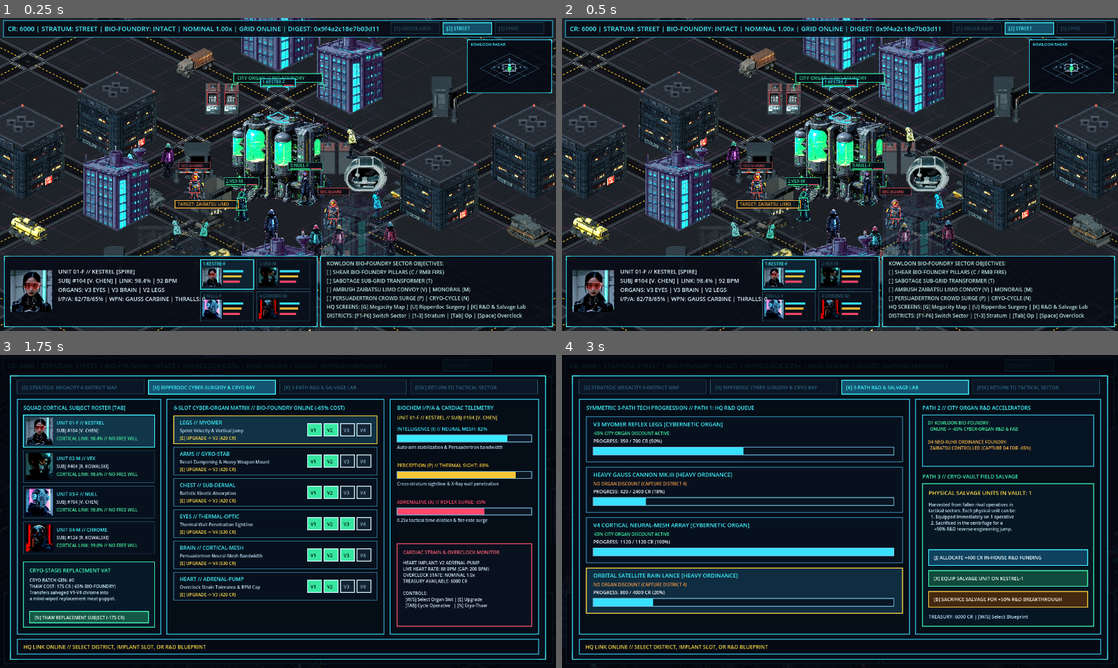
Above: before the commit, frames 1-4 (two rows, left to right).
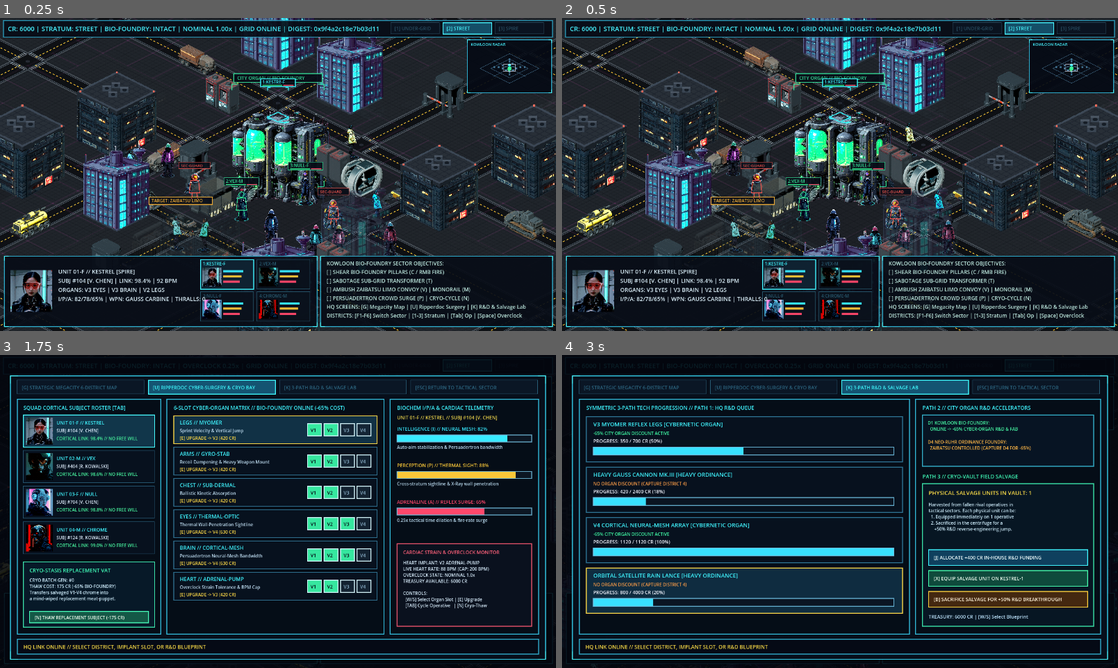
Above: after the commit, the same moments.

Repository: gobha-me/wetware
Game: Godot game, scene res://scenes/vertical_slice.tscn
Two runs of this game, one before a commit and one after it. Both use one fixed random seed, a clock stepped at 60 frames per second and the inputs below.
Inputs (mouse positions are in pixels of both pictures, inside the frame that each line leads up to):
- Up to frame 1 (0.25 s): no input
- Up to frame 2 (0.5 s): no input
- Up to frame 3 (1.75 s): tap Enter at 0.5 s; move the mouse to (400, 495) at 0.52 s; hold D 0.53-1.28 s; tap G at 0.6 s; click (400, 495) at 0.67 s; tap Space at 0.77, 1.25, 1.52 s; move the mouse to (166, 527) at 1.27 s; hold Down from 1.28 s (still down); tap U at 1.35 s
- Up to frame 4 (3 s): move the mouse to (895, 442) at 2.02 s; release Down at 2.03 s; hold D 2.03-2.78 s; tap K at 2.1 s; move the mouse to (812, 574) at 2.77 s; hold Up from 2.78 s (still down); tap E at 2.85 s; click (812, 574) at 2.92 s

The runs differ from the first frame. In frame 1, 5.4% of the frame differs, in the area x 1-99%, y 8-100%; in frame 2, 5.4%; in frame 3, less than 0.1%; in frame 4, less than 0.1%.

Commit message:
feat(m11): align street vehicles to 2:1 isometric road lanes & 8-way traffic (#23)

Diff:
--- a/godot/scenes/snapshot_contract_test.gd
+++ b/godot/scenes/snapshot_contract_test.gd
@@ -151,6 +151,49 @@
 		return
 	if not sector._hq_screens.equip_salvage_unit():
 		push_error("Cryo-vault salvage direct equip failed")
+		quit(1)
+		return
+
+	# Verify M11: 8-direction vehicle turntable mapping, 2:1 isometric road-lane alignment, traffic stepping & destruction
+	var expected_dir_frames := [
+		[Vector2(-2.0, -1.0), 0], # NW (-gx)
+		[Vector2(-1.0, 0.0), 1],  # W
+		[Vector2(-2.0, 1.0), 2],  # SW (+gy)
+		[Vector2(0.0, 1.0), 3],   # S
+		[Vector2(2.0, 1.0), 4],   # SE (+gx)
+		[Vector2(1.0, 0.0), 5],   # E
+		[Vector2(2.0, -1.0), 6],  # NE (-gy)
+		[Vector2(0.0, -1.0), 7],  # N
+	]
+	for pair in expected_dir_frames:
+		var got_frame: int = sector._vehicle_dir_to_frame(pair[0])
+		if got_frame != int(pair[1]):
+			push_error("_vehicle_dir_to_frame(%s) returned %d, expected %d" % [str(pair[0]), got_frame, int(pair[1])])
+			quit(1)
+			return
+	for vehicle_node_name in all_18_vehicles:
+		var vnode := sector.get_node_or_null(vehicle_node_name) as Sprite2D
+		if vnode.frame % 2 != 0:
+			push_error("Vehicle/prop node %s started on non-isometric frame %d" % [vehicle_node_name, vnode.frame])
+			quit(1)
+			return
+	if sector._street_vehicles.size() != 7:
+		push_error("Expected 7 active street traffic vehicles, got %d" % sector._street_vehicles.size())
+		quit(1)
+		return
+	var interceptor := sector.get_node_or_null("CorpSecurityInterceptor") as Sprite2D
+	var prev_interceptor_pos := interceptor.position
+	sector._step_street_vehicles(0.5)
+	if interceptor.position.distance_to(prev_interceptor_pos) < 5.0:
+		push_error("Street vehicle traffic did not advance along road lane")
+		quit(1)
+		return
+	if not sector._damage_street_vehicle_at(interceptor.position, 120):
+		push_error("Failed to hit street vehicle at its world position")
+		quit(1)
+		return
+	if not bool(sector._street_vehicles[1]["destroyed"]):
+		push_error("Street vehicle was not marked destroyed after taking lethal damage")
 		quit(1)
 		return
 
--- a/godot/scenes/trailer_director.gd
+++ b/godot/scenes/trailer_director.gd
@@ -103,15 +103,14 @@
 		sector.set_banner("ACT I // KOWLOON STREET DEPLOYMENT, PROXIMITY CUTAWAY & LIMO AMBUSH")
 	elif f > 361 and f < 900:
 		var limo := sector.get_node_or_null("ExecutiveArmoredLimo") as Sprite2D
-		if limo and not sector.convoy_intercepted:
-			limo.position += Vector2(0.28, 0.14)
+		var limo_aim := limo.position if limo != null else Vector2(460, 478)
 		var null_op := sector.get_node_or_null("OperativeNull3") as Sprite2D
 		if null_op and f < 620:
 			var nd := Vector2(-0.35, 0.22)
 			null_op.position += nd
 			sector._update_sprite_facing(null_op, nd)
 		if f in [440, 510, 580, 640]:
-			sector._fire_active_weapon_at(Vector2(498, 474))
+			sector._fire_active_weapon_at(limo_aim)
 		if f == 520:
 			sector.active_weapon_index = 1
 			sector._update_operative_card()
--- a/godot/scenes/vertical_slice.gd
+++ b/godot/scenes/vertical_slice.gd
@@ -153,6 +153,8 @@
 var _building_alpha: Dictionary = {}
 var _occluded_actor_ids: Dictionary = {}
 var _proc_civilians: Array[Dictionary] = []
+var _street_vehicles: Array[Dictionary] = []
+var _extra_prop_nodes: Array[Sprite2D] = []
 var _m7_initialized: bool = false
 
 # M8 snapshot replay: rival operatives exist only when created from an
@@ -552,22 +554,23 @@
 		_city_building_is_tenement.append(is_tenement)
 		_building_alpha[b_node.get_instance_id()] = 1.0
 
-	# Perimeter vehicles & infrastructure across the outer avenues
+	# Perimeter vehicles & infrastructure across the outer avenues (aligned to 2:1 isometric road lanes)
 	var extra_props := [
-		[hauler_tpl, Vector2(-6, -3), 2, 1],
-		[dozer_tpl, Vector2(6, -3), 6, 1],
-		[decon_tpl, Vector2(-3, 6), 0, 1],
-		[gate_tpl, Vector2(0, -6), 3, 1],
-		[gate_tpl, Vector2(0, 6), 7, 1],
-		[turret_tpl, Vector2(-6, 3), 2, 1],
-		[turret_tpl, Vector2(6, 3), 6, 1],
-		[vending_tpl, Vector2(-4, -2), 1, 1],
-		[vending_tpl, Vector2(4, 2), 5, 1],
-		[hvac_tpl, Vector2(-6, -5), 3, 2],
-		[hvac_tpl, Vector2(6, -5), 5, 2],
-		[vat_tpl, Vector2(-6, 0), 2, 0],
-		[vat_tpl, Vector2(6, 0), 6, 0],
+		[hauler_tpl, Vector2(-6, -3), 4, 1, "ExtraHauler"],
+		[dozer_tpl, Vector2(6, -3), 0, 1, "ExtraDozer"],
+		[decon_tpl, Vector2(-3, 6), 6, 1, "ExtraDecon"],
+		[gate_tpl, Vector2(0, -6), 0, 1, "ExtraGateNorth"],
+		[gate_tpl, Vector2(0, 6), 4, 1, "ExtraGateSouth"],
+		[turret_tpl, Vector2(-6, 3), 4, 1, "ExtraTurretWest"],
+		[turret_tpl, Vector2(6, 3), 0, 1, "ExtraTurretEast"],
+		[vending_tpl, Vector2(-4, -2), 0, 1, "ExtraVendingWest"],
+		[vending_tpl, Vector2(4, 2), 4, 1, "ExtraVendingEast"],
+		[hvac_tpl, Vector2(-6, -5), 2, 2, "ExtraHvacWest"],
+		[hvac_tpl, Vector2(6, -5), 6, 2, "ExtraHvacEast"],
+		[vat_tpl, Vector2(-6, 0), 2, 0, "ExtraVatWest"],
+		[vat_tpl, Vector2(6, 0), 6, 0, "ExtraVatEast"],
 	]
+	var extra_vehicle_map := {}
 	for item in extra_props:
 		var tpl: Sprite2D = item[0]
 		if tpl == null:
@@ -575,16 +578,97 @@
 		var g: Vector2 = item[1]
 		var iso := Vector2((g.x - g.y) * 64.0, (g.x + g.y) * 32.0)
 		var p := Sprite2D.new()
+		p.name = String(item[4])
 		p.texture = tpl.texture
-		p.material = tpl.material
+		p.material = (tpl.material as ShaderMaterial).duplicate() if tpl.material is ShaderMaterial else tpl.material
 		p.hframes = tpl.hframes
 		p.frame = int(item[2])
 		var st := int(item[3])
-		var base_y := 388.0 if st == 1 else (500.0 if st == 0 else 196.0)
+		var base_y := 376.0 if st == 1 else (500.0 if st == 0 else 196.0)
 		var scale_iso := 1.0 if st == 1 else (0.85 if st == 0 else 0.9)
 		p.position = Vector2(640, base_y) + iso * scale_iso
 		p.set_meta("stratum", st)
-		floor_root.add_child(p)
+		if st == 1:
+			p.z_index = int(p.position.y)
+			add_child(p)
+			_extra_prop_nodes.append(p)
+			extra_vehicle_map[p.name] = p
+		else:
+			floor_root.add_child(p)
+
+	_init_street_vehicle_traffic(extra_vehicle_map)
+
+func _register_street_vehicle(v_node: Sprite2D, grid_waypoints: Array, speed: float, init_dir: Vector2, is_convoy: bool = false) -> void:
+	if v_node == null:
+		return
+	if v_node.material is ShaderMaterial:
+		v_node.material = (v_node.material as ShaderMaterial).duplicate()
+	var wps: Array[Vector2] = []
+	for g in grid_waypoints:
+		var gv: Vector2 = g
+		wps.append(_grid_to_street_pos(gv.x, gv.y))
+	_update_vehicle_facing(v_node, init_dir)
+	v_node.z_index = int(v_node.position.y)
+	_street_vehicles.append({
+		"node": v_node,
+		"waypoints": wps,
+		"wp_index": 0,
+		"speed": speed,
+		"vel_dir": init_dir.normalized(),
+		"hp": 100,
+		"max_hp": 100,
+		"destroyed": false,
+		"is_convoy": is_convoy,
+	})
+
+func _init_street_vehicle_traffic(extra_vehicle_map: Dictionary) -> void:
+	_street_vehicles.clear()
+	_register_street_vehicle(
+		get_node_or_null("ExecutiveArmoredLimo") as Sprite2D,
+		[Vector2(3, 3), Vector2(3, -3), Vector2(-3, -3), Vector2(-3, 3)],
+		42.0,
+		Vector2(2.0, 1.0),
+		true
+	)
+	_register_street_vehicle(
+		get_node_or_null("CorpSecurityInterceptor") as Sprite2D,
+		[Vector2(3, -3), Vector2(-3, -3), Vector2(-3, 3), Vector2(3, 3)],
+		58.0,
+		Vector2(2.0, -1.0)
+	)
+	_register_street_vehicle(
+		get_node_or_null("SyndicateApc") as Sprite2D,
+		[Vector2(3, 3), Vector2(3, 9), Vector2(-3, 9), Vector2(-3, 3)],
+		36.0,
+		Vector2(2.0, 1.0)
+	)
+	_register_street_vehicle(
+		get_node_or_null("AutonomousCargoHauler") as Sprite2D,
+		[Vector2(-3, 3), Vector2(-9, 3), Vector2(-9, -3), Vector2(-3, -3)],
+		32.0,
+		Vector2(-2.0, 1.0)
+	)
+	if extra_vehicle_map.has("ExtraHauler"):
+		_register_street_vehicle(
+			extra_vehicle_map["ExtraHauler"] as Sprite2D,
+			[Vector2(3, -3), Vector2(3, -9), Vector2(-9, -9), Vector2(-9, -3)],
+			34.0,
+			Vector2(2.0, 1.0)
+		)
+	if extra_vehicle_map.has("ExtraDozer"):
+		_register_street_vehicle(
+			extra_vehicle_map["ExtraDozer"] as Sprite2D,
+			[Vector2(3, -3), Vector2(3, 3), Vector2(9, 3), Vector2(9, -3)],
+			28.0,
+			Vector2(-2.0, -1.0)
+		)
+	if extra_vehicle_map.has("ExtraDecon"):
+		_register_street_vehicle(
+			extra_vehicle_map["ExtraDecon"] as Sprite2D,
+			[Vector2(-3, 3), Vector2(3, 3), Vector2(3, 9), Vector2(-3, 9)],
+			30.0,
+			Vector2(2.0, -1.0)
+		)
 
 func _grid_to_street_pos(gx: float, gy: float) -> Vector2:
 	return Vector2(640.0 + (gx - gy) * 64.0, 376.0 + (gx + gy) * 32.0)
@@ -775,9 +859,10 @@
 				_update_sprite_facing(op_node, dir)
 			needs_redraw = true
 
-	# Step procedural civilian crowd (the snapshot replay drives them itself)
+	# Step procedural civilian crowd and street vehicle traffic
 	if _replay == null:
 		_step_procedural_civilians(real_dt)
+	_step_street_vehicles(real_dt)
 
 	# Update multi-pose stride/combat rows & depth sorting across all actors
 	_update_actor_animations_and_depth(real_dt)
@@ -829,6 +914,38 @@
 			var dir := delta_vec.normalized()
 			c_node.position += dir * spd * real_dt
 			_update_sprite_facing(c_node, dir)
+
+func _step_street_vehicles(real_dt: float) -> void:
+	for v_entry in _street_vehicles:
+		var v_node: Sprite2D = v_entry["node"]
+		if v_node == null or not v_node.visible:
+			continue
+		if bool(v_entry["destroyed"]) or (bool(v_entry["is_convoy"]) and convoy_intercepted):
+			continue
+		var wps: Array = v_entry["waypoints"]
+		if wps.is_empty():
+			continue
+		var wp_idx: int = int(v_entry["wp_index"]) % wps.size()
+		var tgt: Vector2 = wps[wp_idx]
+		var spd: float = float(v_entry["speed"])
+		var delta_vec := tgt - v_node.position
+		var dist := delta_vec.length()
+		if dist <= 6.0:
+			wp_idx = (wp_idx + 1) % wps.size()
+			v_entry["wp_index"] = wp_idx
+			tgt = wps[wp_idx]
+			delta_vec = tgt - v_node.position
+			dist = delta_vec.length()
+		if dist > 0.01:
+			var seg_dir := delta_vec / dist
+			v_node.position += seg_dir * minf(spd * real_dt, dist)
+			var cur_dir: Vector2 = v_entry["vel_dir"]
+			# Smoothly rotate through the 45-degree corner transition frames near intersections,
+			# and lock tightly to the 2:1 isometric road lane on straightaways.
+			var turn_rate := 8.5 if dist < 28.0 else 18.0
+			cur_dir = cur_dir.lerp(seg_dir, clampf(real_dt * turn_rate, 0.0, 1.0)).normalized()
+			v_entry["vel_dir"] = cur_dir
+			_update_vehicle_facing(v_node, cur_dir)
 
 func _update_actor_animations_and_depth(real_dt: float) -> void:
 	var all_actors: Array[Sprite2D] = []
@@ -881,11 +998,18 @@
 		else:
 			actor.z_index = int(actor.position.y)
 
-	# Also depth-sort street vehicles so buildings/agents sort cleanly around them
-	for v_name in ["ExecutiveArmoredLimo", "SyndicateInterceptorCar", "StreetNoodleCart"]:
+	# Depth-sort all street vehicles and street props so buildings/agents sort cleanly around them
+	for v_name in [
+		"ExecutiveArmoredLimo", "CorpSecurityInterceptor", "SyndicateApc", "AutonomousCargoHauler",
+		"AutomatedCheckpointGate", "ConcreteRiotBarricade", "StreetVendingMachineBank",
+		"CyberClinicMedPod", "PlasmaSentryTurret"
+	]:
 		var v := get_node_or_null(v_name) as Node2D
 		if v:
 			v.z_index = int(v.position.y)
+	for ep in _extra_prop_nodes:
+		if ep != null:
+			ep.z_index = int(ep.position.y)
 
 func _update_building_proximity_cutaway(real_dt: float) -> bool:
 	var changed := false
@@ -943,22 +1067,21 @@
 		_cam_target_pos = Vector2(545, 425)
 		_cam_target_zoom = 1.02
 	elif f > 1 and f < 46:
-		var limo := get_node_or_null("ExecutiveArmoredLimo") as Sprite2D
-		if limo and not convoy_intercepted:
-			limo.position += Vector2(0.85, 0.42)
 		var null_op := get_node_or_null("OperativeNull3") as Sprite2D
 		if null_op:
 			var nd := Vector2(-0.7, 0.45)
 			null_op.position += nd
 			_update_sprite_facing(null_op, nd)
+	var limo_node := get_node_or_null("ExecutiveArmoredLimo") as Node2D
+	var limo_aim := limo_node.position if limo_node != null else Vector2(460, 478)
 	if f == 16:
-		_fire_active_weapon_at(Vector2(490, 470))
+		_fire_active_weapon_at(limo_aim)
 	elif f == 28:
 		active_weapon_index = 1
 		_update_operative_card()
-		_fire_active_weapon_at(Vector2(498, 474))
+		_fire_active_weapon_at(limo_aim)
 	elif f == 36:
-		_fire_active_weapon_at(Vector2(504, 478))
+		_fire_active_weapon_at(limo_aim)
 		_intercept_executive_convoy()
 
 	# Act II (49..96): Female Operative NULL-3, Persuadertron Neural-Mesh & Infinite Civilian Crowd
@@ -1476,6 +1599,19 @@
 func _get_selected_operative_node() -> Sprite2D:
 	return get_node_or_null(OPERATIVE_NODES[selected_operative]) as Sprite2D
 
+func _vehicle_dir_to_frame(dir: Vector2) -> int:
+	if dir.length_squared() < 0.0001:
+		return 0
+	var iso_v := Vector2(dir.x, dir.y * 2.0)
+	var ang := atan2(iso_v.y, iso_v.x)
+	var steps := int(round((-0.75 * PI - ang) / (0.25 * PI)))
+	return ((steps % 8) + 8) % 8
+
+func _update_vehicle_facing(sprite: Sprite2D, dir: Vector2) -> void:
+	if sprite == null or sprite.hframes != 8:
+		return
+	sprite.frame = _vehicle_dir_to_frame(dir)
+
 func _update_sprite_facing(sprite: Sprite2D, dir: Vector2) -> void:
 	if sprite == null or sprite.hframes != 8:
 		return
@@ -1489,6 +1625,35 @@
 	else:
 		sprite.frame = sector
 
+func _damage_street_vehicle_at(target_pos: Vector2, dmg: int) -> bool:
+	var hit_any := false
+	for v_entry in _street_vehicles:
+		var v_node: Sprite2D = v_entry["node"]
+		if v_node == null or not v_node.visible:
+			continue
+		if v_node.position.distance_to(target_pos) <= 68.0:
+			hit_any = true
+			var next_hp: int = max(0, int(v_entry["hp"]) - dmg)
+			v_entry["hp"] = next_hp
+			if v_node.material is ShaderMaterial:
+				var smat := v_node.material as ShaderMaterial
+				smat.set_shader_parameter("pulse_tint", Vector3(1.0, 0.35, 0.1))
+				smat.set_shader_parameter("pulse_intensity", 0.55)
+			if next_hp <= 0 and not bool(v_entry["destroyed"]):
+				v_entry["destroyed"] = true
+				v_entry["speed"] = 0.0
+				if v_node.material is ShaderMaterial:
+					var smat := v_node.material as ShaderMaterial
+					smat.set_shader_parameter("blackout_factor", 0.38)
+					smat.set_shader_parameter("pulse_tint", Vector3(1.0, 0.28, 0.06))
+					smat.set_shader_parameter("pulse_intensity", 0.62)
+				if bool(v_entry["is_convoy"]):
+					_intercept_executive_convoy()
+				else:
+					syndicate_treasury += 400
+					_refresh_hud()
+	return hit_any
+
 func _fire_active_weapon_at(target_pos: Vector2) -> void:
 	var op_node := _get_selected_operative_node()
 	if op_node == null:
@@ -1505,11 +1670,13 @@
 	tracer_end = target_pos
 	tracer_timer = 0.28
 
+	var wpn_dmg := 100 if (active_weapon_index == 2 or active_weapon_index == 3) else 40
 	if active_weapon_index == 2 or active_weapon_index == 3:
 		tracer_color = Color(1.0, 0.48, 0.18, 1.0)
 	else:
 		tracer_color = Color(0.25, 0.95, 1.0, 1.0)
 
+	_damage_street_vehicle_at(target_pos, wpn_dmg)
 	if target_pos.distance_to(Vector2(640, 292)) < 110.0 and not tower_collapsed:
 		set_tower_collapsed(true)
 	_request_overlay_redraw()
@@ -1541,11 +1708,15 @@
 	_request_overlay_redraw()
 
 func _clear_actor_shader_pulses() -> void:
-	for actor_name in ["MegacityCivilian1", "MegacityCivilian2", "CorpSecGuard1", "CorpSecGuard2", "ExecutiveArmoredLimo"]:
+	for actor_name in ["MegacityCivilian1", "MegacityCivilian2", "CorpSecGuard1", "CorpSecGuard2"]:
 		var actor := get_node_or_null(actor_name) as Sprite2D
 		if actor and actor.material is ShaderMaterial:
 			var smat := actor.material as ShaderMaterial
 			smat.set_shader_parameter("pulse_intensity", 0.0)
+	for v_entry in _street_vehicles:
+		var vn: Sprite2D = v_entry["node"]
+		if vn and vn.material is ShaderMaterial and not bool(v_entry["destroyed"]):
+			(vn.material as ShaderMaterial).set_shader_parameter("pulse_intensity", 0.0)
 	for c_entry in _proc_civilians:
 		var cn: Sprite2D = c_entry["node"]
 		if cn and cn.material is ShaderMaterial:
--- a/godot/scenes/vertical_slice.tscn
+++ b/godot/scenes/vertical_slice.tscn
@@ -353,7 +353,7 @@
 position = Vector2(360, 528)
 texture = ExtResource("33_xfmr_albedo")
 hframes = 8
-frame = 1
+frame = 2
 metadata/stratum = 0
 
 [node name="CryoStasisVat" type="Sprite2D" parent="."]
@@ -406,7 +406,7 @@
 position = Vector2(448, 344)
 texture = ExtResource("66_gate_albedo")
 hframes = 8
-frame = 1
+frame = 2
 metadata/stratum = 1
 
 [node name="ConcreteRiotBarricade" type="Sprite2D" parent="."]
@@ -419,47 +419,47 @@
 
 [node name="StreetVendingMachineBank" type="Sprite2D" parent="."]
 material = SubResource("ShaderMaterial_vending")
-position = Vector2(776, 332)
+position = Vector2(768, 344)
 texture = ExtResource("69_vending_albedo")
 hframes = 8
-frame = 5
+frame = 4
 metadata/stratum = 1
 
 [node name="CyberClinicMedPod" type="Sprite2D" parent="."]
 material = SubResource("ShaderMaterial_medpod")
-position = Vector2(842, 368)
+position = Vector2(832, 376)
 texture = ExtResource("45_medpod_albedo")
 hframes = 8
-frame = 1
+frame = 2
 metadata/stratum = 1
 
 [node name="SyndicateApc" type="Sprite2D" parent="."]
 material = SubResource("ShaderMaterial_apc")
-position = Vector2(332, 420)
+position = Vector2(320, 408)
 texture = ExtResource("21_apc_albedo")
 hframes = 8
-frame = 2
+frame = 4
 metadata/stratum = 1
 
 [node name="AutonomousCargoHauler" type="Sprite2D" parent="."]
 material = SubResource("ShaderMaterial_hauler")
-position = Vector2(248, 368)
+position = Vector2(384, 312)
 texture = ExtResource("57_hauler_albedo")
 hframes = 8
-frame = 3
+frame = 2
 metadata/stratum = 1
 
 [node name="ExecutiveArmoredLimo" type="Sprite2D" parent="."]
 material = SubResource("ShaderMaterial_limo")
-position = Vector2(476, 464)
+position = Vector2(416, 456)
 texture = ExtResource("39_limo_albedo")
 hframes = 8
-frame = 2
+frame = 4
 metadata/stratum = 1
 
 [node name="CorpSecurityInterceptor" type="Sprite2D" parent="."]
 material = SubResource("ShaderMaterial_interceptor")
-position = Vector2(812, 460)
+position = Vector2(832, 472)
 texture = ExtResource("42_interceptor_albedo")
 hframes = 8
 frame = 6
@@ -563,7 +563,7 @@
 position = Vector2(764, 172)
 texture = ExtResource("72_hvac_albedo")
 hframes = 8
-frame = 1
+frame = 2
 metadata/stratum = 2
 
 [node name="QuadHunterKillerDrone" type="Sprite2D" parent="."]
Binary file changed: godot/assets/vehicles/heavy_riot_bulldozer_iso8_albedo.png
Binary file changed: godot/assets/vehicles/heavy_riot_bulldozer_iso8_emissive.png
Binary file changed: godot/assets/vehicles/heavy_riot_bulldozer_iso8_normal.png
